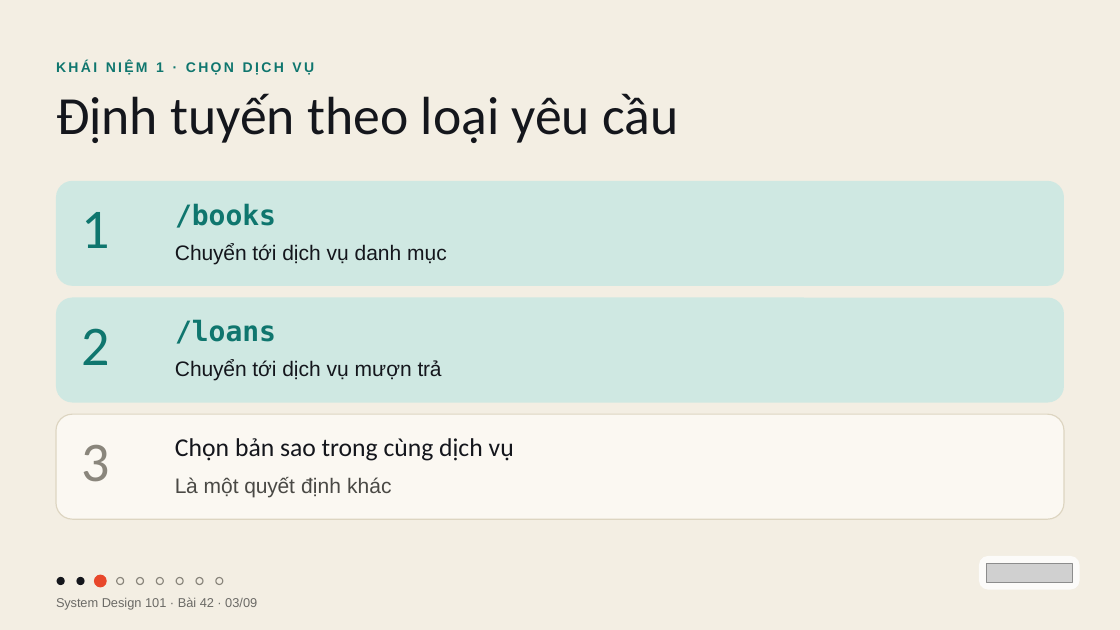
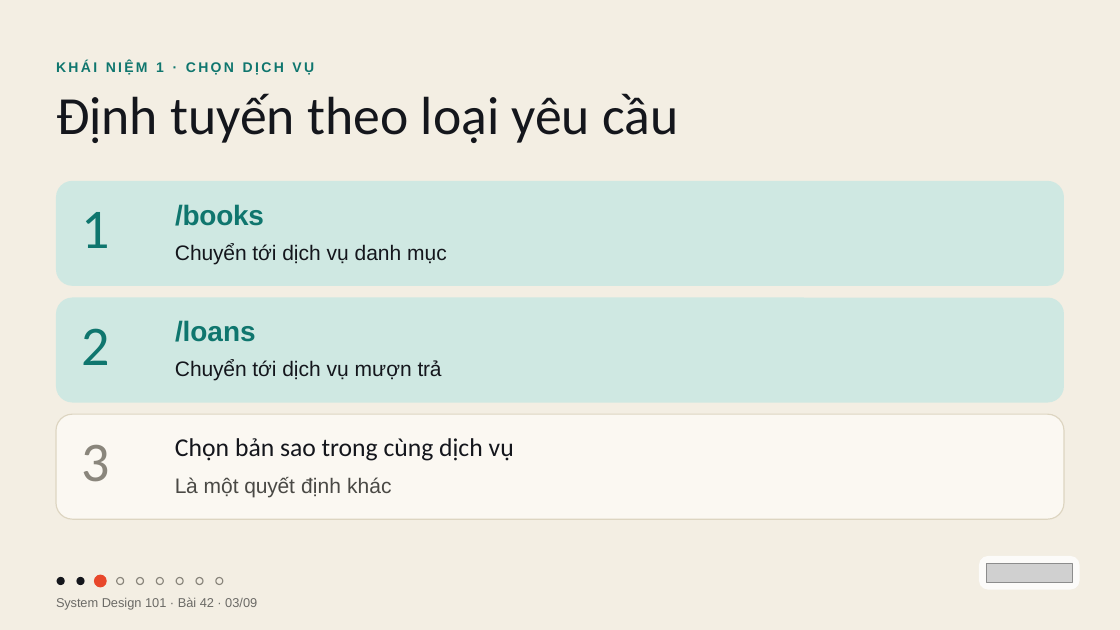
Before and after one commit to vohoailinh90/tool-marketing-studio, a slide deck: slide 3 of system-design-101/vi/lessons/sd-01-042/slides/sd-01-042.pptx. Drawn at 1120x630 pixels with LibreOffice and Linux fonts; fonts in the diff are those of the drawing; grey boxes stand for pictures. Boxes give left, top, right and bottom in pixels: in the first picture for what was removed or moved away, otherwise in the second. Text is boxed around its words. In the diff, an @@ line names an element or a change of style, - is before the commit and + after.

```diff
--- a/system-design-101/vi/lessons/sd-01-042/slides/sd-01-042.pptx
+++ b/system-design-101/vi/lessons/sd-01-042/slides/sd-01-042.pptx
@@ text "/books" at (x1=175, y1=204, x2=264, y2=226): font DejaVu Sans Mono to Arial, letter spacing 0 to -0.3 pt @@
@@ text "/loans" at (x1=175, y1=320, x2=256, y2=342): font DejaVu Sans Mono to Arial, letter spacing 0 to -0.1 pt @@
```
Also in this commit, not shown: 1 other slide changed, 1 other file.
